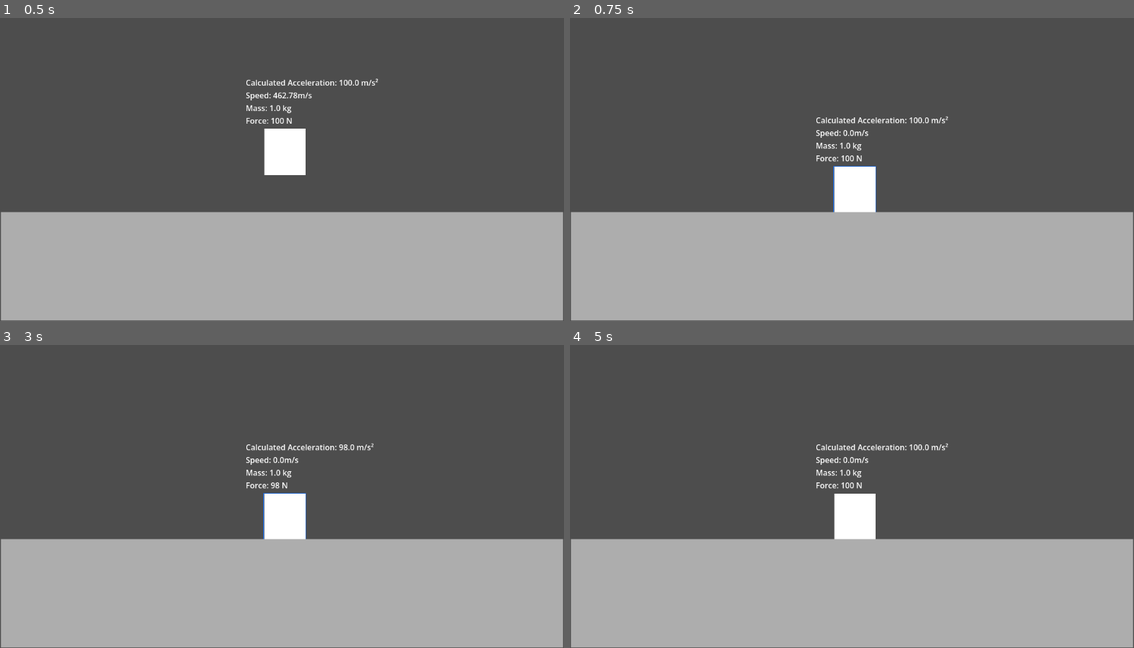
Above: before the commit, frames 1-4 (two rows, left to right).
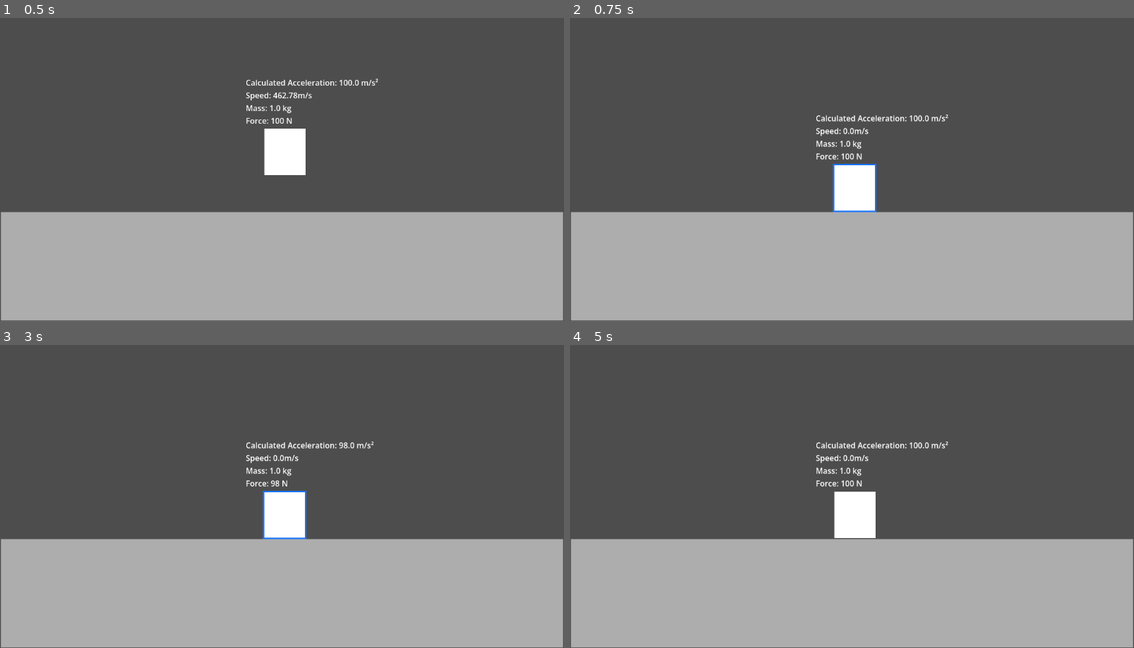
Above: after the commit, the same moments.

Repository: dinopepperwood/Science-Project
Game: Godot game, scene res://Test.tscn
The game is run twice, just before and just after one commit, with the same random seed, the same clock (stepped at 60 frames per second) and the same inputs. The project has no main scene, so this scene is started directly.
Inputs (mouse positions are in pixels of both pictures, inside the frame that each line leads up to; where the layout moved, square brackets give the same spot in the first picture):
- Up to frame 1 (0.5 s): no input
- Up to frame 2 (0.75 s): click (857, 154) at 0.5 s
- Up to frame 3 (3 s): click (287, 514) [287, 517] at 1.25 s; click (287, 514) [287, 517] at 2 s; tap Enter at 2.75 s; hold A (Decrease_Force) from 2.78 s (still down)
- Up to frame 4 (5 s): tap R (Restart) at 3.5, 4.25 s; release A (Decrease_Force) at 3.53 s; tap D (Increase_Force) at 3.6 s; hold Q (Mass_Decrease) from 4.28 s (still down)

Frame 1 is identical in both runs. In frame 2, 0.9% of the frame differs, in the area x 43-68%, y 31-65%; in frame 3, 0.9%; in frame 4, 0.8%.

Commit message:
Toggle Attempt 1

Diff:
--- a/box.gd
+++ b/box.gd
@@ -14,4 +14,7 @@
 
 
 func _on_click_pressed() -> void:
-	Global.current = self
+	if(Global.current == self):
+		print("Hi")
+	if(Global.current != self):
+		Global.current = self
--- a/box.tscn
+++ b/box.tscn
@@ -15,7 +15,7 @@
 height = 32
 
 [sub_resource type="RectangleShape2D" id="RectangleShape2D_oyhfb"]
-size = Vector2(85, 92.5)
+size = Vector2(88, 99)
 
 [node name="Box" type="RigidBody2D" unique_id=2140527571]
 mass = 5.0
@@ -29,6 +29,7 @@
 
 [node name="CollisionShape2D" type="CollisionShape2D" parent="." unique_id=1113838371]
 texture_filter = 1
+position = Vector2(0, 0.5)
 shape = SubResource("RectangleShape2D_oyhfb")
 
 [node name="Label" type="Label" parent="." unique_id=1719018405]
@@ -50,13 +51,14 @@
 offset_bottom = 47.0
 
 [node name="Outline" type="ReferenceRect" parent="." unique_id=904778675]
-visible = false
 texture_filter = 1
 offset_left = -43.0
 offset_top = -48.0
 offset_right = 43.0
 offset_bottom = 48.0
 border_color = Color(0.09188115, 0.4544065, 0.999993, 1)
+border_width = 3.0
 editor_only = false
 
 [connection signal="pressed" from="Click" to="." method="_on_click_pressed"]
+[connection signal="toggled" from="Click" to="." method="_on_click_toggled"]
